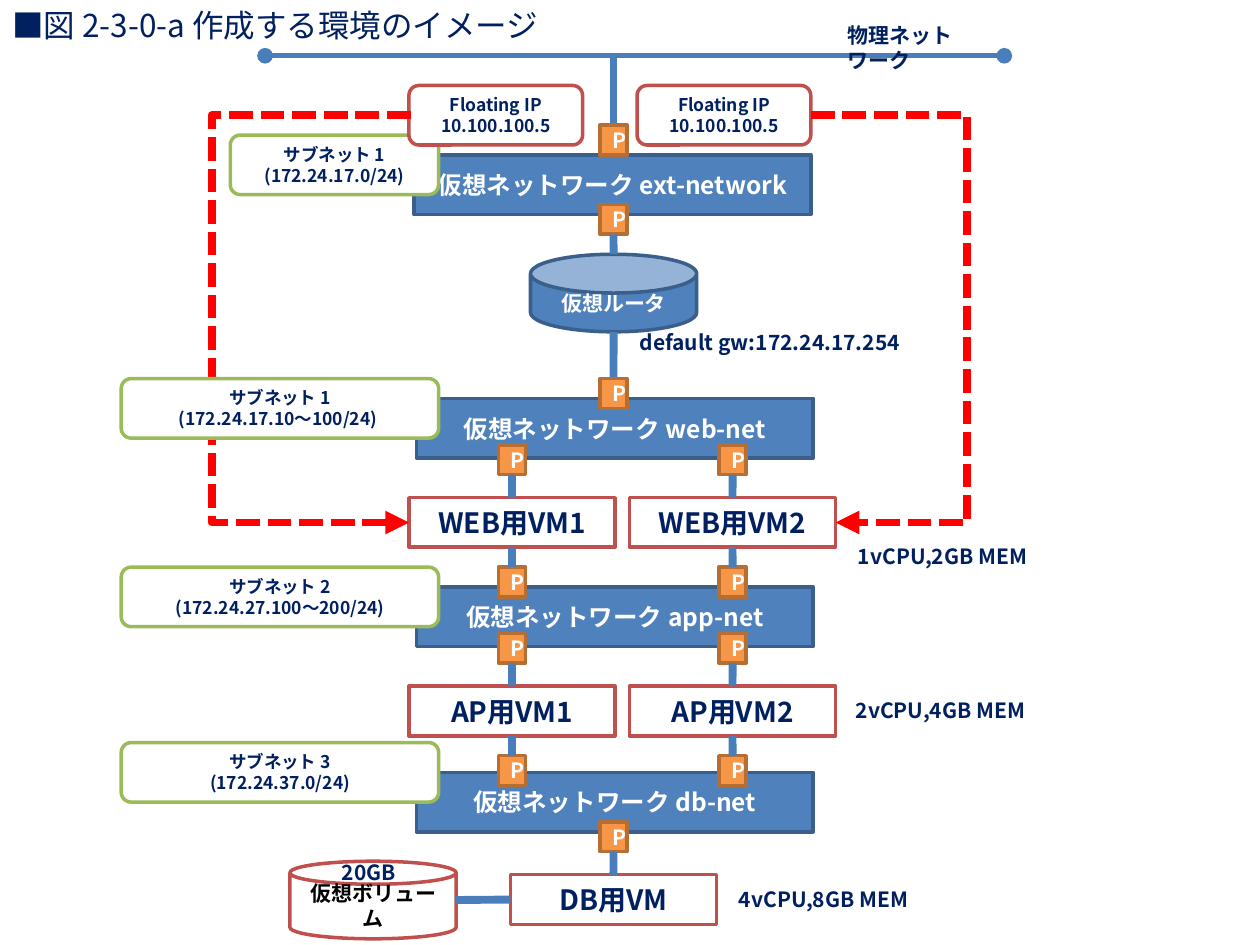
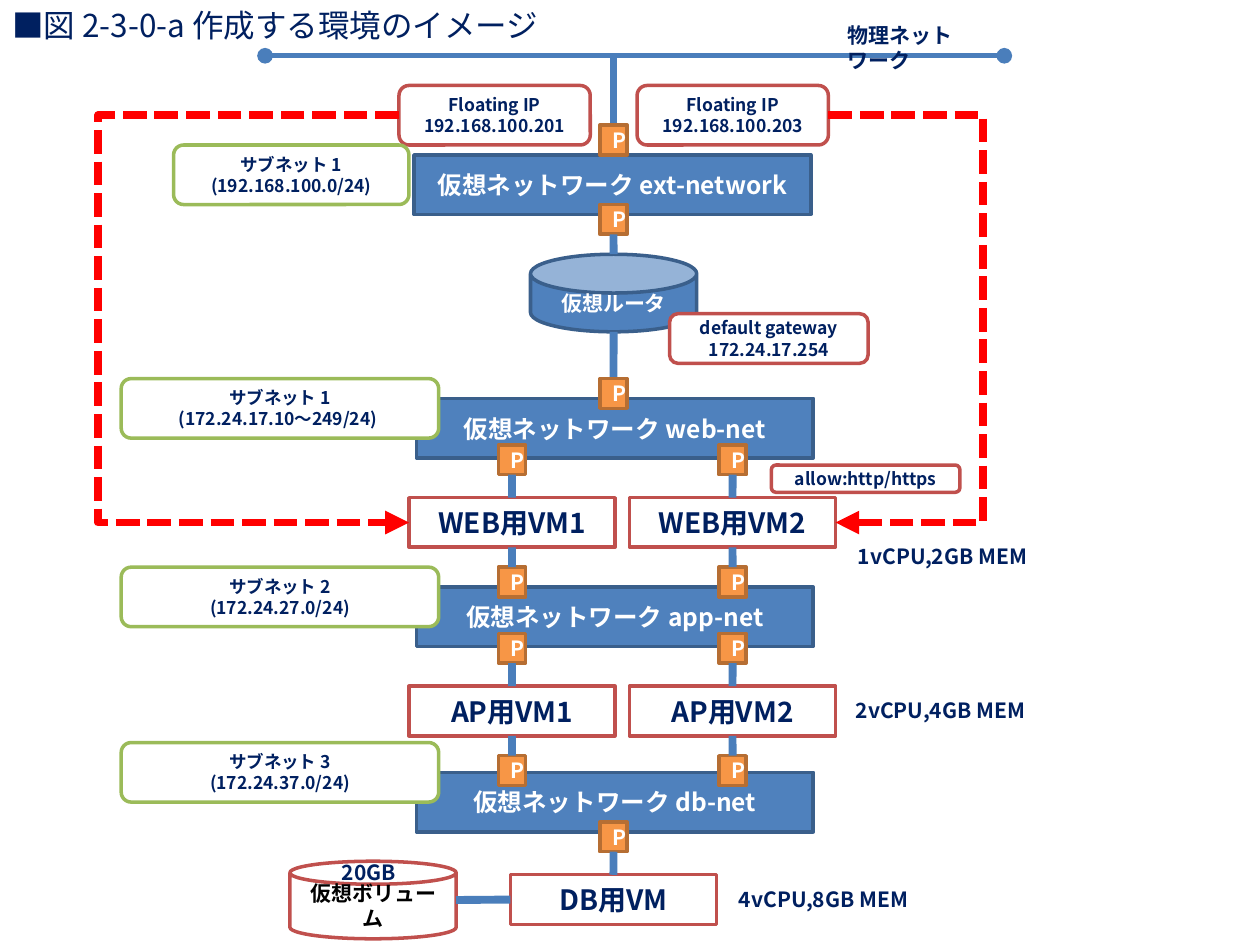
Before and after one commit to irixjp/openstack-tools, a slide deck: slide 1 of pict/2-3-0-a.pptx. Drawn at 1260x945 pixels with LibreOffice and Linux fonts; fonts in the diff are those of the drawing. Boxes give left, top, right and bottom in pixels: in the first picture for what was removed or moved away, otherwise in the second. Text is boxed around its words. In the diff, an @@ line names an element or a change of style, - is before the commit and + after.

```diff
--- a/pict/2-3-0-a.pptx
+++ b/pict/2-3-0-a.pptx
@@ rounded rectangle "Floating IP": place and size @@
-rounded rectangle "Floating IP" at [410, 86, 583, 145]
+rounded rectangle "Floating IP" at [399, 86, 591, 145]
@@ rounded rectangle "Floating IP": place and size @@
-rounded rectangle "Floating IP" at [638, 86, 811, 145]
+rounded rectangle "Floating IP" at [638, 86, 829, 145]
@@ elbow arrow moved from (411, 116) - (410, 523) to (399, 116) - (410, 523) @@
@@ text in rounded rectangle at [424, 114, 565, 133]: text changed @@
-10.100.100.5
+192.168.100.201
@@ text in rounded rectangle at [663, 114, 804, 133]: text changed @@
-10.100.100.5
+192.168.100.203
@@ elbow arrow moved from (811, 116) - (835, 523) to (828, 116) - (835, 523) @@
@@ rounded rectangle "サブネット 1": place and size @@
-rounded rectangle "サブネット 1" at [231, 135, 438, 194]
+rounded rectangle "サブネット 1" at [174, 145, 410, 204]
@@ text in rounded rectangle at [211, 177, 371, 196]: text changed @@
-(172.24.17.0/24)
+(192.168.100.0/24)
@@ rounded rectangle "default gateway": place and size @@
-rounded rectangle "default gateway" at [640, 330, 899, 355]
+rounded rectangle "default gateway" at [669, 314, 867, 363]
@@ rounded rectangle "default gateway" at [669, 314, 867, 363]: vertical alignment top to middle; fill none to #FFFFFF; outline none to #C0504D 2 pt @@
@@ text in rounded rectangle at [700, 319, 838, 357]: text changed; size 12 to 10 pt @@
-default gw:172.24.17.254
+default gateway
+172.24.17.254
@@ text in rounded rectangle at [179, 410, 377, 429]: text changed @@
-(172.24.17.10～100/24)
+(172.24.17.10～249/24)
@@ rounded rectangle added at [771, 465, 960, 493], fill #FFFFFF, outline #C0504D 2 pt, 10 pt, text #002060, bold @@
+allow:http/https
@@ text in rounded rectangle at [210, 599, 350, 618]: text changed @@
-(172.24.27.100～200/24)
+(172.24.27.0/24)
```
Also in this commit, not shown: 27 other files.
